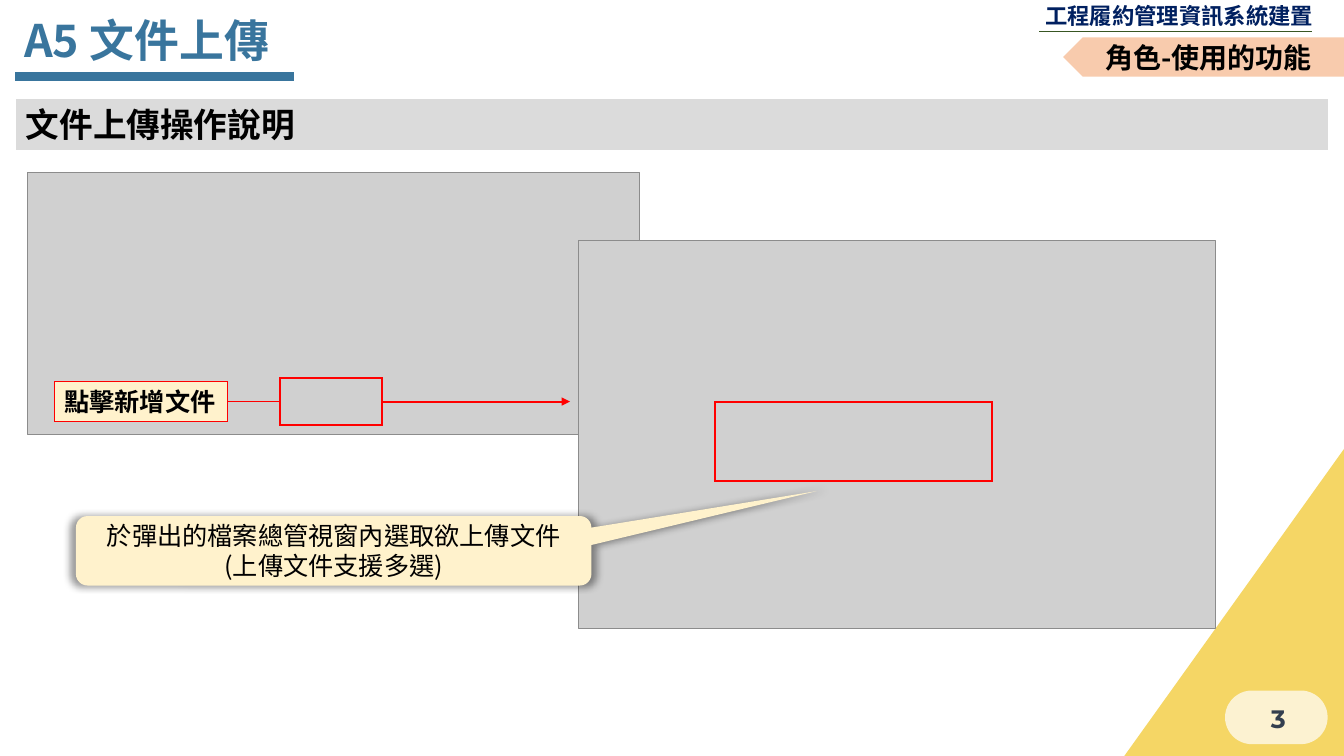
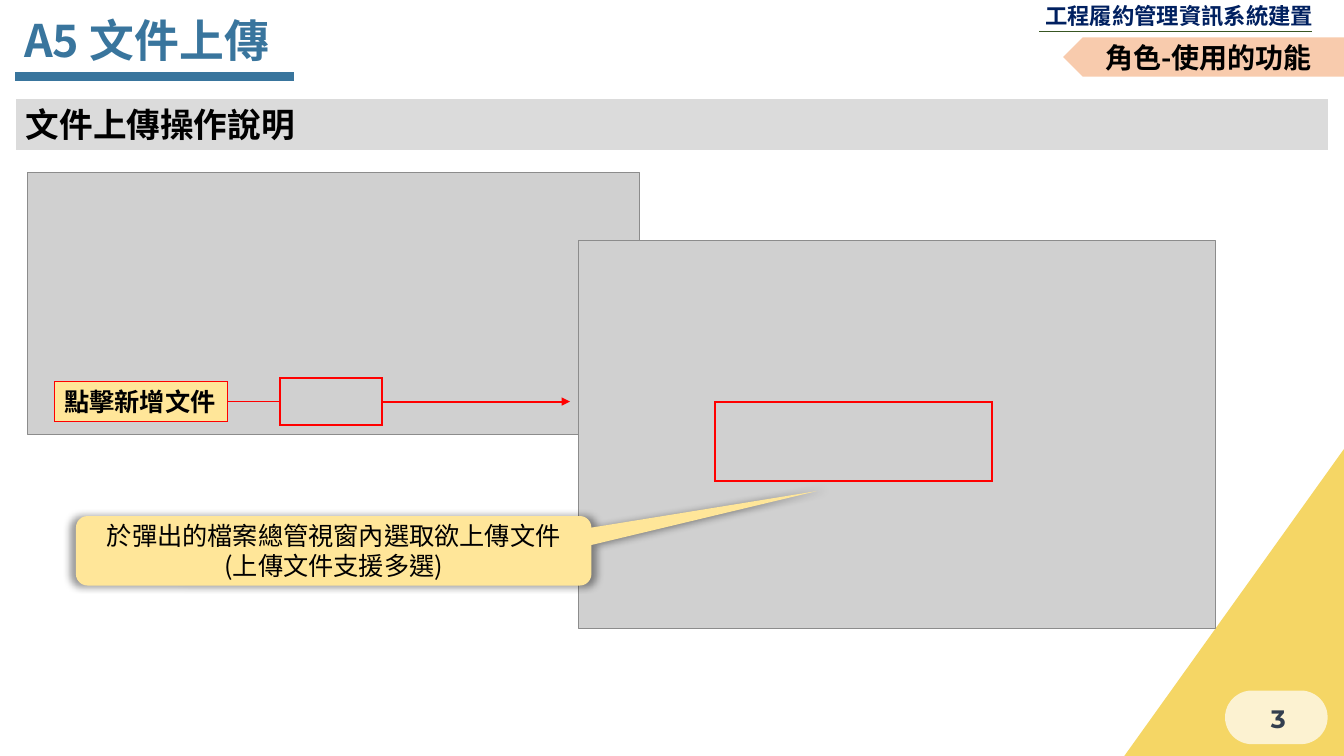
Before and after one commit to Menigo/SunriseDocument, a slide deck: slide 3 of 決標後.pptx. Drawn at 1344x756 pixels with LibreOffice and Linux fonts; fonts in the diff are those of the drawing; grey boxes stand for pictures; background and template pictures are left out. Boxes give left, top, right and bottom in pixels: in the first picture for what was removed or moved away, otherwise in the second. Text is boxed around its words. In the diff, an @@ line names an element or a change of style, - is before the commit and + after.

```diff
--- a/決標後.pptx
+++ b/決標後.pptx
@@ rectangle "點擊新增文件" at [54,381,228,421]: fill #FFF2CC to #FFE699 @@
@@ rounded speech box "於彈出的檔案總管視窗內選取欲上傳文件" at [76,516,591,586]: fill #FFF2CC to #FFE699 @@
```
Also in this commit, not shown: 2 other slides changed, 15 slides added.
